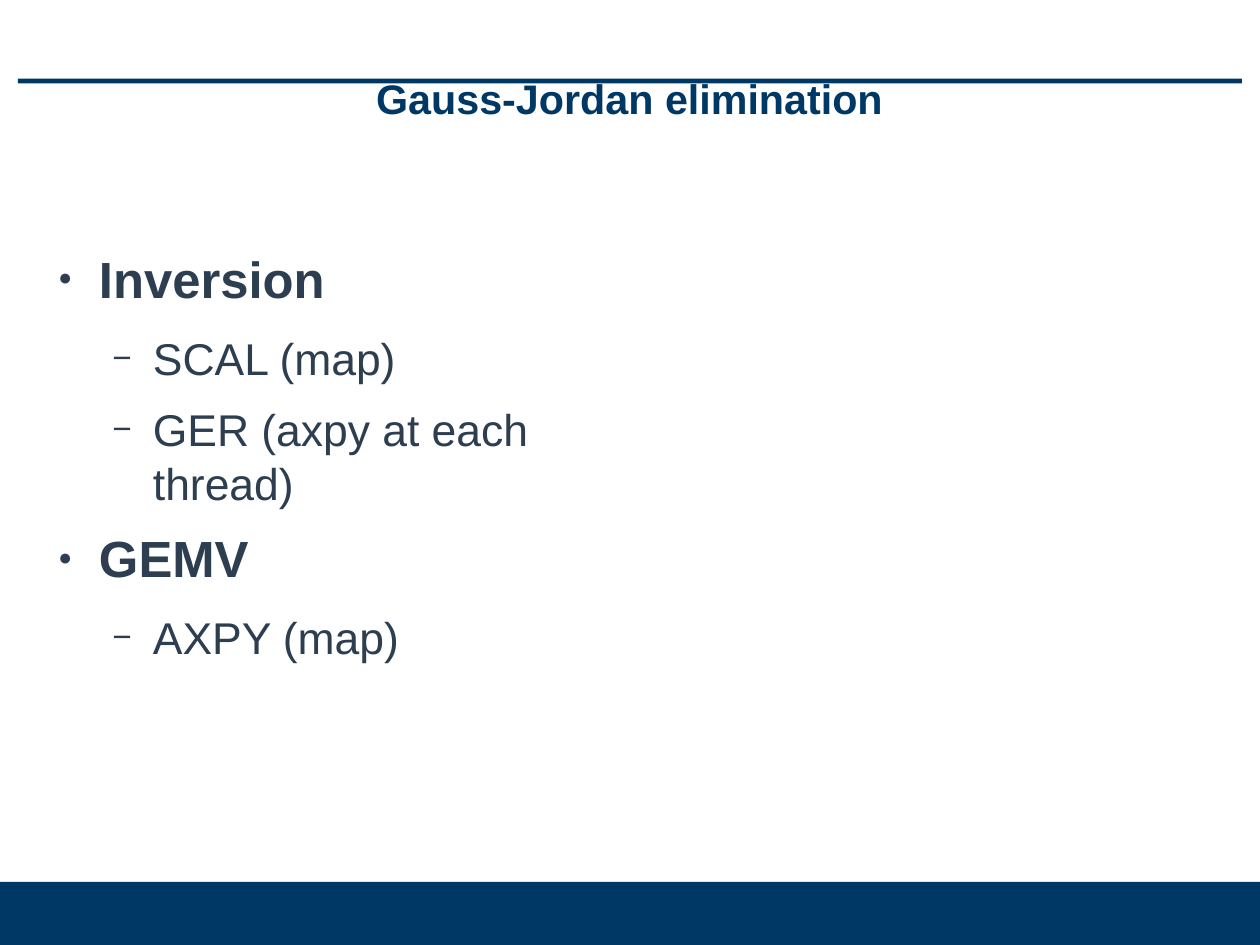
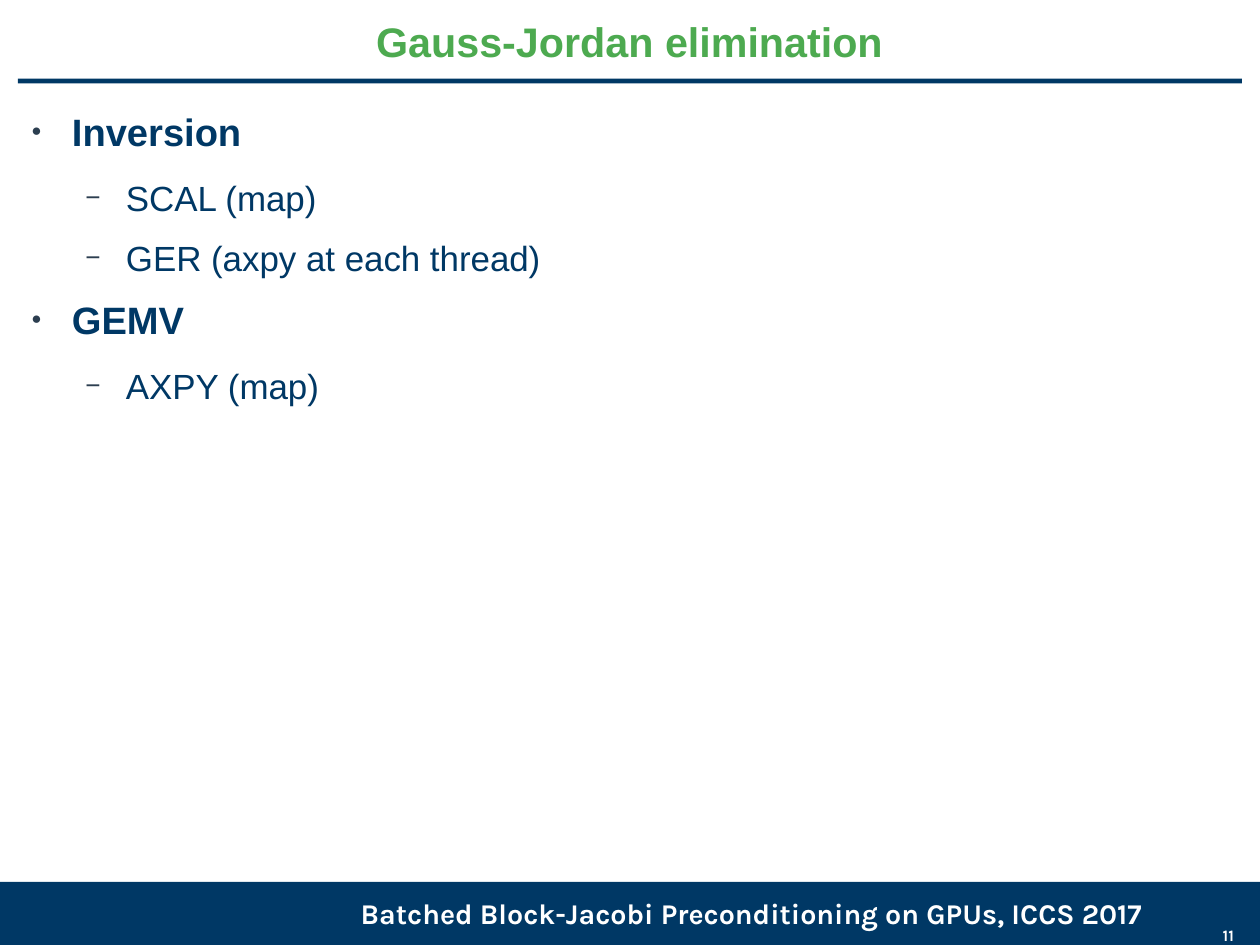
Before and after one commit to gflegar/talks, a slide deck: slide 11 of iccs_2017/slides.odp (slide 8 before the commit). Drawn at 1260x945 pixels with LibreOffice and Linux fonts; fonts in the diff are those of the drawing; background and template pictures are left out. Boxes give left, top, right and bottom in pixels: in the first picture for what was removed or moved away, otherwise in the second. Text is boxed around its words. In the diff, an @@ line names an element or a change of style, - is before the commit and + after.

```diff
--- a/iccs_2017/slides.odp
+++ b/iccs_2017/slides.odp
@@ title "Gauss-Jordan elimination": place and size @@
-title "Gauss-Jordan elimination" at (376, 81, 883, 115)
+title "Gauss-Jordan elimination" at (376, 27, 883, 58)
@@ title "Gauss-Jordan elimination" at (376, 27, 883, 58): text colour #003865 to #4DAA50 @@
@@ text "Inversion": place and size @@
-text "Inversion" at (99, 261, 528, 664)
+text "Inversion" at (72, 118, 540, 405)
@@ text "Inversion" at (72, 118, 540, 405): size 32 to 24 pt in "Inversion", "GEMV"; text colour #2C3E50 to #003865; size 28 to 22 pt in "SCAL (map)", "GER (axpy at each thread)", "AXPY (map)" @@
@@ text added at (361, 903, 1142, 931), 18 pt, text #FFFFFF, bold @@
+Batched Block-Jacobi Preconditioning on GPUs, ICCS 2017
@@ page number added at (1223, 930, 1234, 941), 10 pt, text #FFFFFF, bold @@
+11
```
Also in this commit, not shown: 10 other slides changed, 6 slides added, 3 slides removed.
